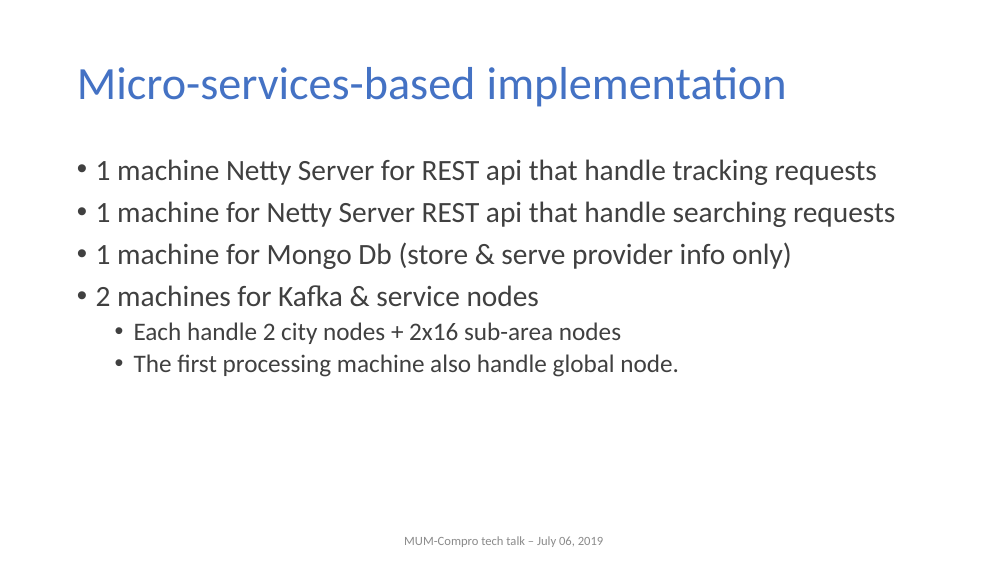
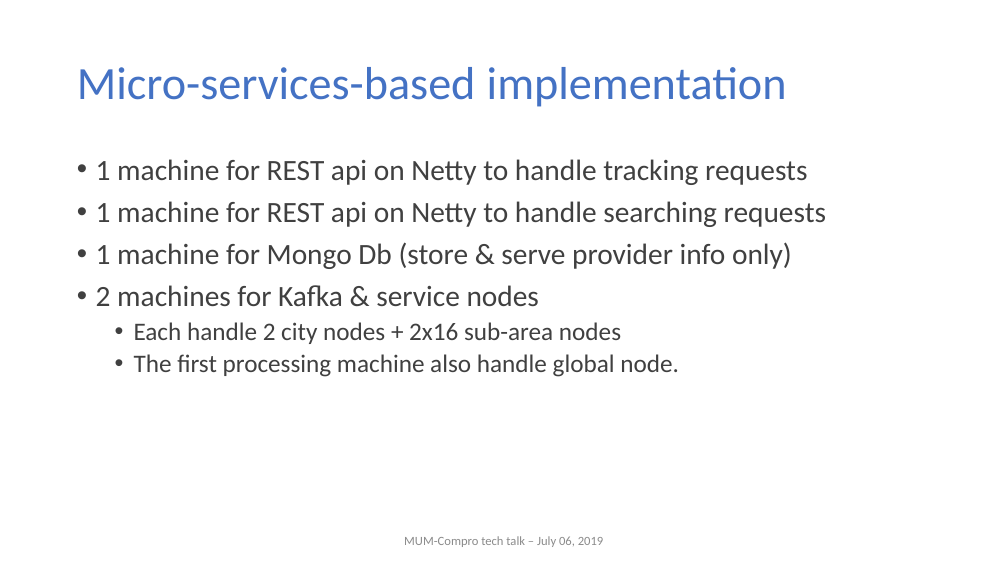
Before and after one commit to nghianghesi/hms, a slide deck: slide 19 of slide.pptx (slide 18 before the commit). Drawn at 1008x567 pixels with LibreOffice and Linux fonts; fonts in the diff are those of the drawing; background and template pictures are left out. Boxes give left, top, right and bottom in pixels: in the first picture for what was removed or moved away, otherwise in the second. Text is boxed around its words. In the diff, an @@ line names an element or a change of style, - is before the commit and + after.

```diff
--- a/slide.pptx
+++ b/slide.pptx
@@ text at (x1=96, y1=159, x2=826, y2=227): text changed @@
-• 1 machine Netty Server for REST api that handle tracking requests
-• 1 machine for Netty Server REST api that handle searching requests
+• 1 machine for REST api on Netty to handle tracking requests
+• 1 machine for REST api on Netty to handle searching requests
```
Also in this commit, not shown: 19 other slides changed, 1 slide added.
